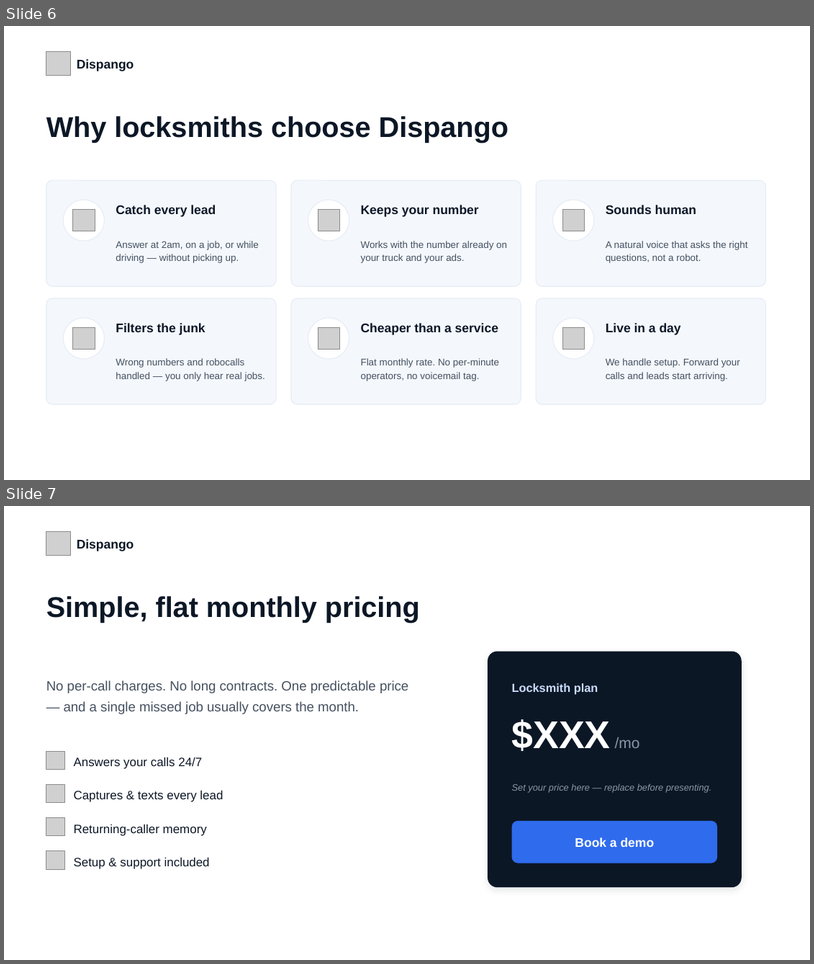
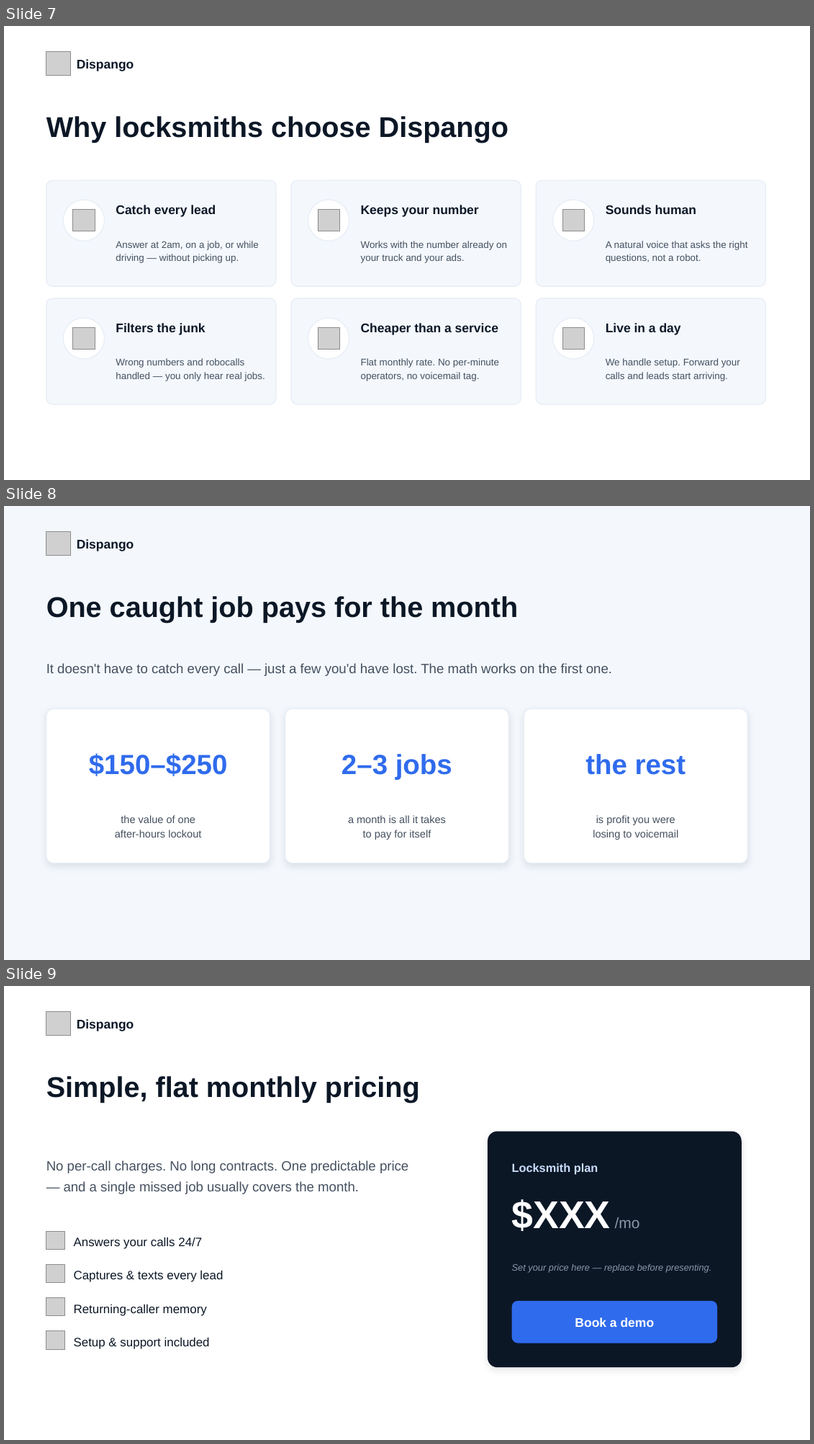
Before and after one commit to miguelangelsegura/mj-locksmith-webhook, a slide deck: sales/Dispango-demo-deck.pptx. Shown one above the other, each under a label of ours: slides 6 and 7 before the commit, slides 7, 8 and 9 after it. The pictures are 814x964 and 814x1444 pixels, drawn with LibreOffice and Linux fonts; fonts in the diff are those of the drawing; grey boxes stand for pictures. Boxes give left, top, right and bottom in pixels: in the first picture for what was removed or moved away, otherwise in the second. Text is boxed around its words. In the diff, an @@ line names an element or a change of style, - is before the commit and + after.

```diff
--- a/sales/Dispango-demo-deck.pptx
+++ b/sales/Dispango-demo-deck.pptx
@@ slide 8 added at [4, 506, 810, 960], background #F4F8FD @@
@@ picture added at [46, 531, 70, 556] @@
@@ text added at [77, 539, 134, 551], 15 pt, text #0C1726, bold @@
+Dispango
@@ text added at [46, 596, 518, 623], 34 pt, text #0C1726, bold @@
+One caught job pays for the month
@@ text added at [46, 663, 612, 676], 16 pt, text #44505F @@
+It doesn't have to catch every call — just a few you'd have lost. The math works on the first one.
@@ rounded rectangle added at [46, 708, 270, 863], fill #FFFFFF, outline #E7EDF6 1 pt @@
@@ rounded rectangle added at [286, 708, 509, 863], fill #FFFFFF, outline #E7EDF6 1 pt @@
@@ rounded rectangle added at [525, 708, 748, 863], fill #FFFFFF, outline #E7EDF6 1 pt @@
@@ text added at [89, 753, 228, 776], 33 pt, text #2F6BED, bold @@
+$150–$250
@@ text added at [342, 754, 453, 780], 33 pt, text #2F6BED, bold @@
+2–3 jobs
@@ text added at [586, 754, 687, 775], 33 pt, text #2F6BED, bold @@
+the rest
@@ text added at [115, 815, 201, 837], 12.5 pt, text #44505F @@
+the value of one
+after-hours lockout
@@ text added at [348, 815, 446, 839], 12.5 pt, text #44505F @@
+a month is all it takes
+to pay for itself
@@ text added at [593, 815, 679, 839], 12.5 pt, text #44505F @@
+is profit you were
+losing to voicemail
@@ what was slide 6 is now slide 7 @@
@@ what was slide 7 is now slide 9 @@
```
Also in this commit, not shown: 1 slide changed, 2 other slides added, 1 slide removed, 1 other file.
